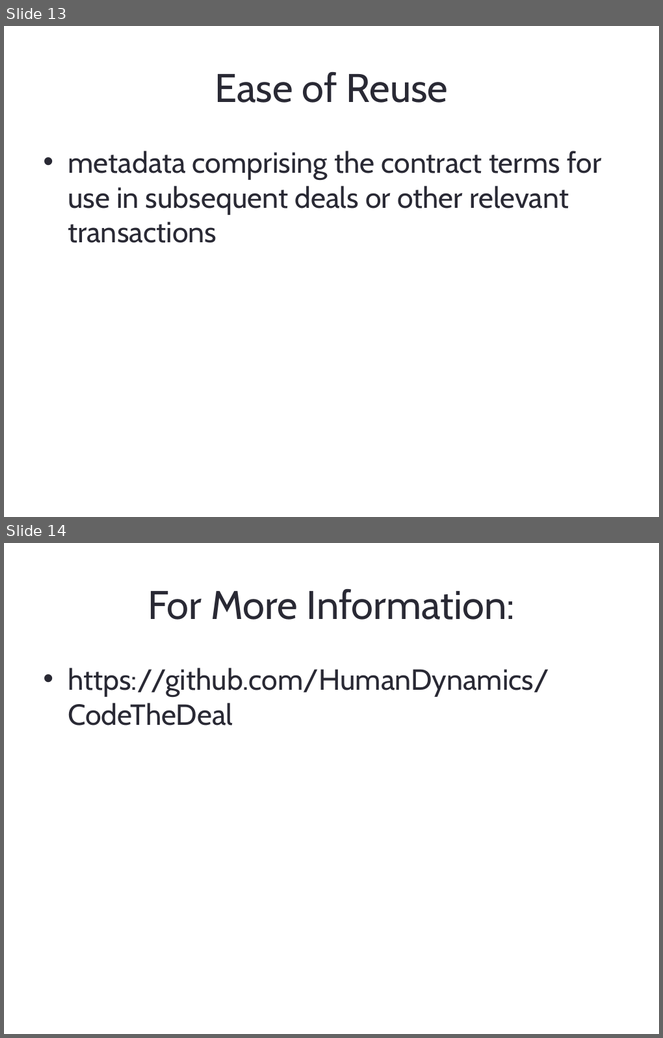
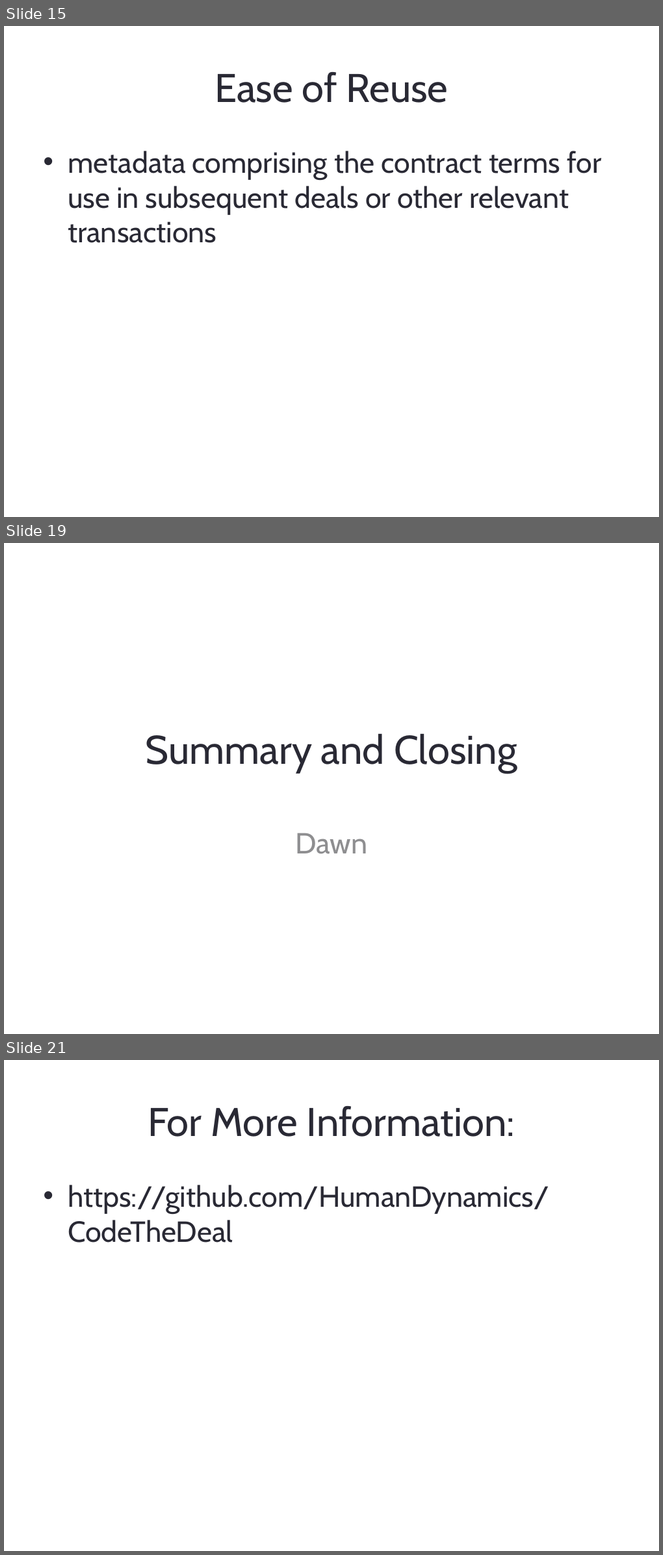
Before and after one commit to HumanDynamics/CodeTheDeal, a slide deck: Demo/Bcology.pptx. Shown one above the other, each under a label of ours: slides 13 and 14 before the commit, slides 15, 19 and 21 after it; the slides between them are not shown. The pictures are 663x1038 and 663x1555 pixels, drawn with LibreOffice and Linux fonts; fonts in the diff are those of the drawing. Boxes give left, top, right and bottom in pixels: in the first picture for what was removed or moved away, otherwise in the second. Text is boxed around its words. In the diff, an @@ line names an element or a change of style, - is before the commit and + after.

```diff
--- a/Demo/Bcology.pptx
+++ b/Demo/Bcology.pptx
@@ slide 19 added at (4,543,659,1034), background #FFFFFF @@
@@ title added at (146,734,518,773), 44 pt, text #292934 @@
+Summary and Closing
@@ subtitle added at (296,833,368,854), 32 pt, text #8E8E90 @@
+Dawn
@@ what was slide 13 is now slide 15 @@
@@ what was slide 14 is now slide 21 @@
```
Also in this commit, not shown: 4 slides changed, 9 other slides added, 3 slides removed.
